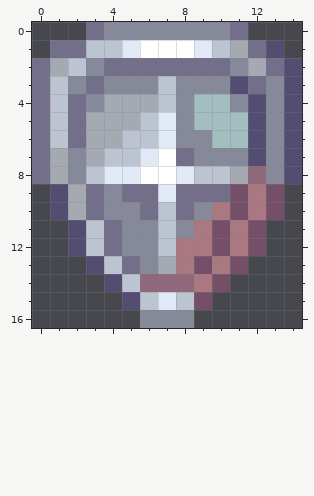
Edited in one commit: pixel-art sprite (Content/Items/Accessories/ExplosionProofShield.png). This is how it looked before the edit.
The file is 30x34 pixels, drawn in blocks of 2x2; one block is one cell here.
New version:
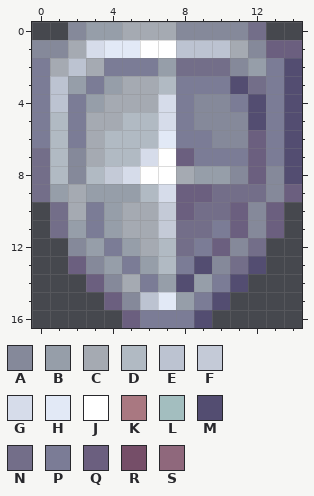
Palette (. is transparent): A #85899a  B #969ea9  C #a5aab2  D #b1bac3  E #bcc3d1  F #c4cad7  G #d6dcea  H #e2e9f6  J #ffffff  K #a97881  L #a3bebf  M #534d71  N #736e89  P #7b7c96  Q #6b5f7f  R #754e68  S #8f687c
Diff:
Changed rows in their new state; - is an unchanged pixel.
first column x 0:
 0 --ABBCCC---AN--
 1 AACGH---EE--AQQ
 2 P--CPPPB----BP-
 3 P-BPBCCDPPP--P-
 4 P-PB---GPAAP-P-
 5 PDP--DDGPAAA-P-
 6 PDP-DDD-PPAAQP-
 7 -D--DDG-QPPPQP-
 8 -D-DFG--CBBAQ--
 9 NB-BBBDGQQ-NNAQ
10 -N-PBCCFQNNQAQ-
11 -NBPBCCFNNPQAQ-
12 --ABPBCDNPQAN--
13 --QABPBDPMANM--
14 ---QACPBMBPM---
15 ----QA--BPM----
16 -----QPPPM-----
